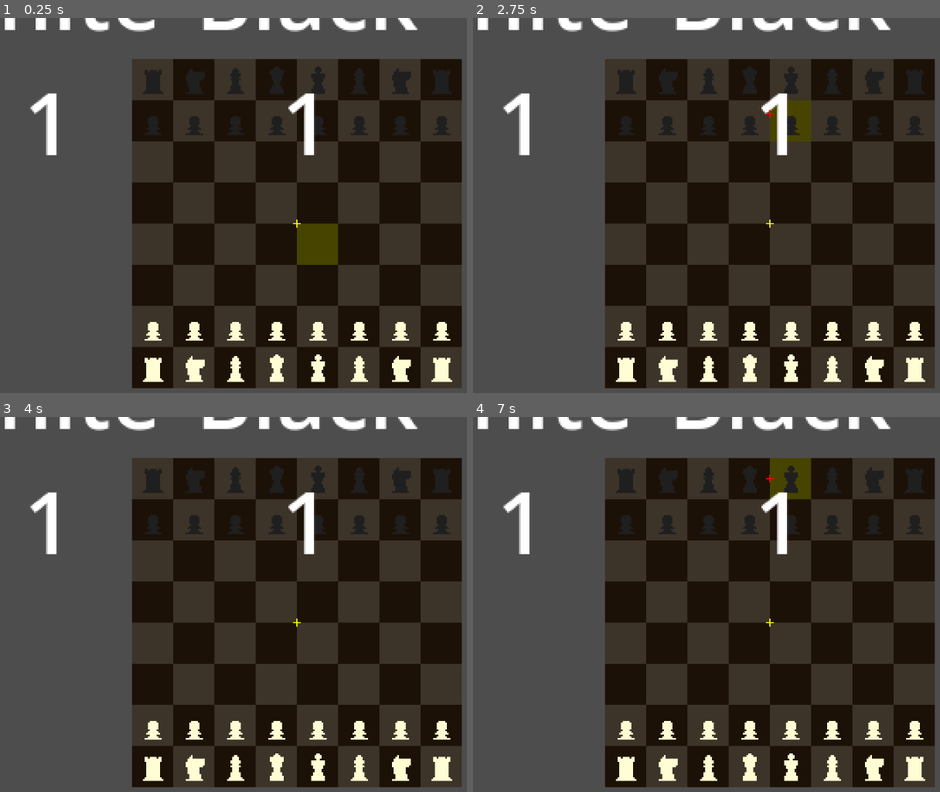
Above: before the commit, frames 1-4 (two rows, left to right).
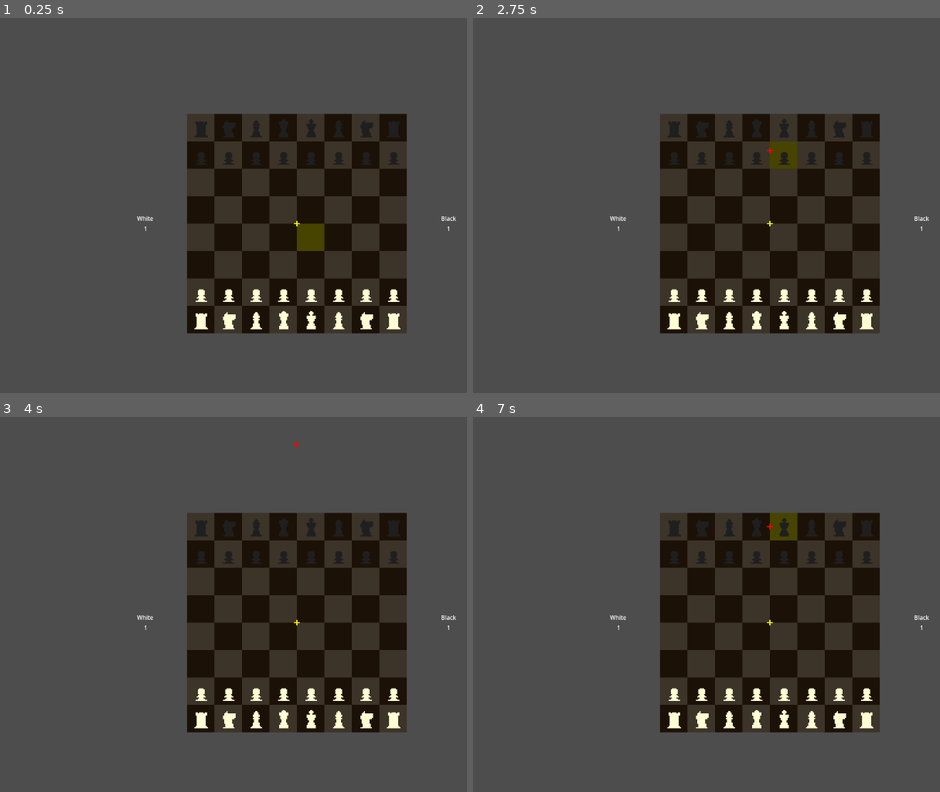
Above: after the commit, the same moments.

Repository: Super-Chess-Bros-Studios/Super-Chess-Bros
Game: Godot game, scene res://scenes/main/main.tscn
Same seed, same stepped clock (60 frames per second), same inputs: the game is played once before the commit and once after it. The engine's default icon, where the game draws it, is replaced by a stand-in: a white triangle on a blue panel in a dark square.
Inputs:
- Up to frame 1 (0.25 s): no input
- Up to frame 2 (2.75 s): tap Enter (ui_accept) at 0.5, 1.35, 1.52, 1.82, 2 s; hold Enter (ui_accept) 0.53-1.28 s; hold Up (ui_up) 0.53-2.03 s; tap Shift (pass) at 0.6, 1.55, 2.1 s; hold Down (ui_down) from 2.03 s (still down); hold Enter (ui_accept) from 2.03 s (still down)
- Up to frame 3 (4 s): release Down (ui_down) at 2.78 s; release Enter (ui_accept) at 2.78 s; hold Up (ui_up) from 2.78 s (still down); tap Shift (pass) at 2.85 s; tap Enter (ui_accept) at 3.02, 3.32, 3.5 s; hold Enter (ui_accept) from 3.53 s (still down)
- Up to frame 4 (7 s): tap Escape (ui_cancel) at 4.15 s; release Up (ui_up) at 4.28 s; release Enter (ui_accept) at 4.28 s; hold Down (ui_down) 4.28-5.03 s; tap Shift (pass) at 4.35, 5.1, 6.05, 6.6 s; tap Enter (ui_accept) at 4.52, 4.82, 5, 5.85, 6.02, 6.32 s; hold Up (ui_up) 5.03-5.78 s; hold Enter (ui_accept) 5.03-5.78 s; hold Down (ui_down) from 5.78 s (still down); hold Enter (ui_accept) from 6.53 s (still down)

The runs differ from the first frame. In frame 1, 50% of the frame differs, in the area x 0-99%, y 0-99%; in frame 2, 50%; in frame 3, 50%; in frame 4, 50%.

Commit message:
set up point tracking ui for Chess UI

Diff:
--- /dev/null
+++ b/Scenes/chess/chess.tscn
@@ -0,0 +1,30 @@
+[gd_scene load_steps=7 format=3 uid="uid://xv82r6mhk4x5"]
+
+[ext_resource type="Script" uid="uid://b5ep5if383vj3" path="res://scripts/chess/chess.gd" id="1_ngd8j"]
+[ext_resource type="Texture2D" uid="uid://clw4wtm4s1qki" path="res://assets/sprites/chess/chess-pieces.png" id="2_gfuq8"]
+[ext_resource type="PackedScene" uid="uid://b5qaf8x74fqir" path="res://scenes/chess/cursor.tscn" id="3_krvrd"]
+[ext_resource type="Script" path="res://scripts/chess/board_renderer.gd" id="4_t3kt2"]
+[ext_resource type="PackedScene" uid="uid://dldgguqclgyl8" path="res://scenes/chess/tile.tscn" id="5_ivyig"]
+[ext_resource type="PackedScene" uid="uid://bv27jfna3itot" path="res://scenes/chess/valid_move.tscn" id="6_luc5s"]
+
+[node name="Chess" type="Node2D"]
+script = ExtResource("1_ngd8j")
+piece_sprite_sheet = ExtResource("2_gfuq8")
+
+[node name="WhiteCursor" parent="." instance=ExtResource("3_krvrd")]
+
+[node name="BlackCursor" parent="." instance=ExtResource("3_krvrd")]
+team = 1
+
+[node name="PiecesContainer" type="Node2D" parent="."]
+
+[node name="BoardRenderer" type="Node2D" parent="."]
+script = ExtResource("4_t3kt2")
+tile_scene = ExtResource("5_ivyig")
+valid_move_icon = ExtResource("6_luc5s")
+
+[node name="TilesContainer" type="Node2D" parent="BoardRenderer"]
+
+[node name="Camera2D" type="Camera2D" parent="."]
+position = Vector2(6, 1)
+zoom = Vector2(2, 2)
--- /dev/null
+++ b/Scenes/chess/chess_hud.gd
@@ -0,0 +1,12 @@
+extends Control
+
+
+
+# Called when the node enters the scene tree for the first time.
+func _ready() -> void:
+	pass # Replace with function body.
+
+
+# Called every frame. 'delta' is the elapsed time since the previous frame.
+func _process(delta):
+	pass
--- a/Scenes/chess/chess_hud.tscn
+++ b/Scenes/chess/chess_hud.tscn
@@ -1,18 +1,25 @@
-[gd_scene format=3 uid="uid://dn6jx85c5rfv3"]
+[gd_scene load_steps=2 format=3 uid="uid://dn6jx85c5rfv3"]
 
-[node name="ChessHud" type="MarginContainer"]
+[ext_resource type="Script" uid="uid://cf3mrf0kyerax" path="res://scenes/chess/chess_hud.gd" id="1_jhoc8"]
+
+[node name="ChessHud" type="Control"]
+layout_mode = 3
 anchors_preset = 15
 anchor_right = 1.0
 anchor_bottom = 1.0
 grow_horizontal = 2
 grow_vertical = 2
-theme_override_constants/margin_left = 50
-theme_override_constants/margin_top = 10
-theme_override_constants/margin_right = 10
-theme_override_constants/margin_bottom = 10
+script = ExtResource("1_jhoc8")
 
 [node name="HBoxContainer" type="HBoxContainer" parent="."]
-layout_mode = 2
+layout_mode = 1
+anchors_preset = 15
+anchor_right = 1.0
+anchor_bottom = 1.0
+grow_horizontal = 2
+grow_vertical = 2
+theme_override_constants/separation = 500
+alignment = 1
 
 [node name="WhitePlayerCaptures" type="VBoxContainer" parent="HBoxContainer"]
 layout_mode = 2
@@ -21,18 +28,14 @@
 
 [node name="ScoreTitle" type="Label" parent="HBoxContainer/WhitePlayerCaptures"]
 layout_mode = 2
-theme_override_font_sizes/font_size = 50
+theme_override_font_sizes/font_size = 10
 text = "White "
 
 [node name="WhitePlayerScore" type="Label" parent="HBoxContainer/WhitePlayerCaptures"]
 layout_mode = 2
-theme_override_font_sizes/font_size = 50
+theme_override_font_sizes/font_size = 10
 text = "1"
 horizontal_alignment = 1
-
-[node name="Spacer" type="Control" parent="HBoxContainer"]
-layout_mode = 2
-size_flags_horizontal = 6
 
 [node name="BlackPlayerCaptures" type="VBoxContainer" parent="HBoxContainer"]
 layout_mode = 2
@@ -41,11 +44,11 @@
 
 [node name="ScoreTitle" type="Label" parent="HBoxContainer/BlackPlayerCaptures"]
 layout_mode = 2
-theme_override_font_sizes/font_size = 50
+theme_override_font_sizes/font_size = 10
 text = "Black"
 
 [node name="BlackPlayerScore" type="Label" parent="HBoxContainer/BlackPlayerCaptures"]
 layout_mode = 2
-theme_override_font_sizes/font_size = 50
+theme_override_font_sizes/font_size = 10
 text = "1"
 horizontal_alignment = 1
--- a/scenes/chess/board.tscn
+++ /dev/null
@@ -1,29 +0,0 @@
-[gd_scene load_steps=7 format=3 uid="uid://xv82r6mhk4x5"]
-
-[ext_resource type="Script" uid="uid://b5ep5if383vj3" path="res://scripts/chess/board.gd" id="1_m5kr7"]
-[ext_resource type="PackedScene" uid="uid://dldgguqclgyl8" path="res://scenes/chess/tile.tscn" id="2_w6gev"]
-[ext_resource type="Script" path="res://scripts/chess/board_renderer.gd" id="4_6y3m1"]
-[ext_resource type="Texture2D" uid="uid://clw4wtm4s1qki" path="res://assets/sprites/chess/chess-pieces.png" id="4_l1xyo"]
-[ext_resource type="PackedScene" uid="uid://b5qaf8x74fqir" path="res://scenes/chess/cursor.tscn" id="5_l1xyo"]
-[ext_resource type="PackedScene" uid="uid://bv27jfna3itot" path="res://scenes/chess/valid_move.tscn" id="6_ahlde"]
-
-[node name="Board" type="Node2D"]
-script = ExtResource("1_m5kr7")
-piece_sprite_sheet = ExtResource("4_l1xyo")
-
-[node name="Camera2D" type="Camera2D" parent="."]
-zoom = Vector2(3, 3)
-
-[node name="WhiteCursor" parent="." instance=ExtResource("5_l1xyo")]
-
-[node name="BlackCursor" parent="." instance=ExtResource("5_l1xyo")]
-team = 1
-
-[node name="PiecesContainer" type="Node2D" parent="."]
-
-[node name="BoardRenderer" type="Node2D" parent="."]
-script = ExtResource("4_6y3m1")
-tile_scene = ExtResource("2_w6gev")
-valid_move_icon = ExtResource("6_ahlde")
-
-[node name="TilesContainer" type="Node2D" parent="BoardRenderer"]
--- a/scenes/main/main.tscn
+++ b/scenes/main/main.tscn
@@ -1,19 +1,10 @@
-[gd_scene load_steps=4 format=3 uid="uid://lq0wuin82d5k"]
+[gd_scene load_steps=2 format=3 uid="uid://lq0wuin82d5k"]
 
 [ext_resource type="Script" uid="uid://cki3j0mwd04b5" path="res://scripts/main/main.gd" id="1_hyk8p"]
-[ext_resource type="PackedScene" uid="uid://bkbt4k23khauc" path="res://scenes/main/hud.tscn" id="2_iuonh"]
-[ext_resource type="PackedScene" uid="uid://dn6jx85c5rfv3" path="res://scenes/chess/chess_hud.tscn" id="3_k2fmo"]
 
 [node name="Main" type="Node2D"]
 script = ExtResource("1_hyk8p")
 
 [node name="Level" type="Node2D" parent="."]
 
-[node name="Hud" parent="." instance=ExtResource("2_iuonh")]
-
-[node name="ChessHud" parent="Hud" instance=ExtResource("3_k2fmo")]
-layout_mode = 1
-offset_left = -175.5
-offset_top = -81.0
-offset_right = 175.5
-offset_bottom = 81.0
+[node name="Hud" type="CanvasLayer" parent="."]
--- a/scripts/main/main.gd
+++ b/scripts/main/main.gd
@@ -19,7 +19,7 @@
 	print("Starting game from main.gd")
 
 	# Start at title screen
-	request_scene_change("chess")
+	SceneManager.transition_to_chess()
 
 # Public API for scene changes
 func request_scene_change(scene_name: String):
--- a/scripts/main/scene_manager.gd
+++ b/scripts/main/scene_manager.gd
@@ -8,8 +8,10 @@
 var current_scene_instance: Node = null
 var current_scene_name: String = ""
 var main: Node = null
-var hud: Control = null
+var hud: Node = null
 var level: Node2D = null
+var chess_hud: Control = null
+
 
 # Chess caching
 var cached_chess_scene: Node = null
@@ -18,16 +20,19 @@
 	scene_dictionary = {
 		"title": preload("res://scenes/main/title_screen.tscn"),
 		"main_menu": preload("res://scenes/main/main_menu.tscn"),
-		"chess": preload("res://scenes/chess/board.tscn"),
+		"chess": preload("res://scenes/chess/chess.tscn"),
 		"dual_arena": preload("res://scenes/PF/dual_arena.tscn"),
-		"testScene": preload("res://scenes/PF/testScene.tscn")
+		"testScene": preload("res://scenes/PF/testScene.tscn"),
+		"chess_hud": preload("res://scenes/chess/chess_hud.tscn")
 	}
 
 func set_main(main_node: Node):
 	main = main_node
 	if main.has_node("Hud"):
+		print("Hud found")
 		hud = main.get_node("Hud")
 	if main.has_node("Level"):
+		print("Level found")
 		level = main.get_node("Level")
 
 # Standard scene change
@@ -48,6 +53,11 @@
 	current_scene_name = scene_name
 	scene_changed.emit(scene_name)
 
+func transition_to_chess():
+	change_scene("chess")
+	chess_hud = scene_dictionary["chess_hud"].instantiate()
+	hud.add_child(chess_hud)
+
 # Special transition to duel (caches chess)
 func transition_to_duel(attacker: Piece, defender: Piece, defecit: int):
 
@@ -55,6 +65,7 @@
 	cached_chess_scene = current_scene_instance
 	level.remove_child(cached_chess_scene)
 	current_scene_instance = null
+	chess_hud.visible = false
 
 	# Load duel scene
 	var scene_resource = scene_dictionary["dual_arena"]
@@ -85,6 +96,7 @@
 	cached_chess_scene = null
 	level.add_child(current_scene_instance)
 	current_scene_name = "chess"
+	chess_hud.visible = true
 	scene_changed.emit("chess")
 	duel_ended.emit(winner, looser)
 
Not shown, added: Scenes/chess/chess_hud.gd.uid
Renamed: scripts/chess/board.gd -> scripts/chess/chess.gd
Renamed: scripts/chess/board.gd.uid -> scripts/chess/chess.gd.uid
